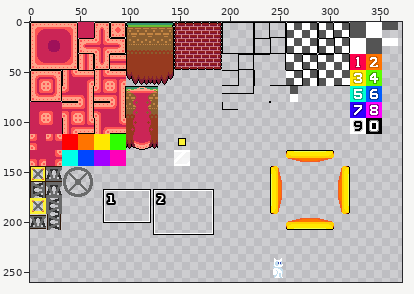
Sprite sheet, stored at game/scenes/debug/tilemap.png. The first picture is a wide view before the edit; the outline marks the close-up.
Close-up. As it was:
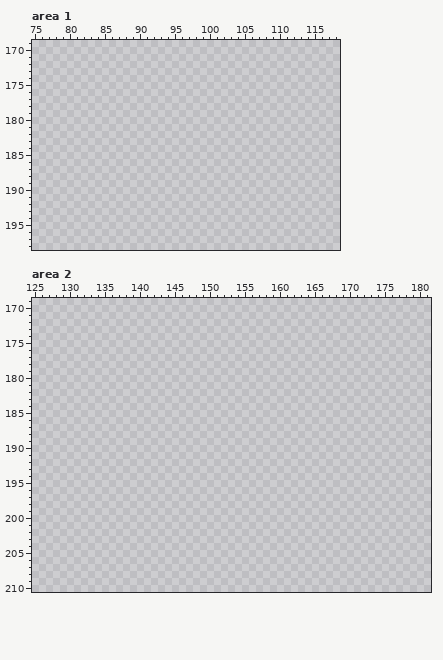
The file is 512x512 pixels. Colours within 5 levels of each other are drawn and written as one. Shown: area 1: x 75..118, y 169..198; area 2: x 125..181, y 169..210. The wide view leaves out empty margins.
Palette (. is transparent): 
Once edited:
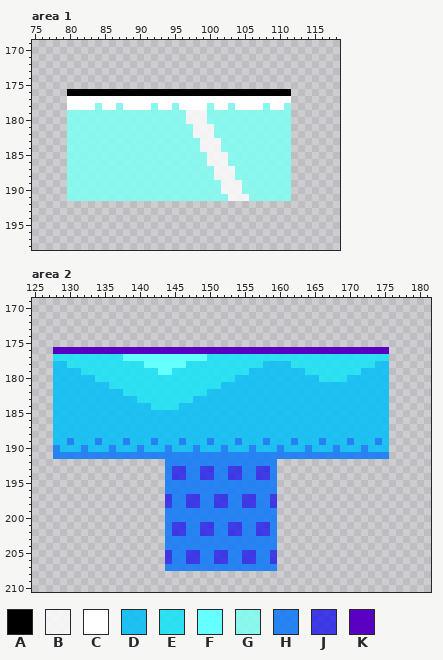
Colours new in this view: A #000000  B #ffffffce  C #ffffff  D #01bff9d9  E #11e5f9d9  F #65ffff  G #80fff3d9  H #0c77f9d9  J #2621e9d9  K #5900c3
Change:
Area 1:
y 176: x 80..111 ................................ -> AAAAAAAAAAAAAAAAAAAAAAAAAAAAAAAA
y 177: x 80..111 ................................ -> CCCCCCCCCCCCCCCCCCCCCCCCCCCCCCCC
y 178: x 80..111 ................................ -> CCCCGCCGCCCCGCCGCCCCGCCGCCCCGCCG
y 179..180: x 80..111 ................................ -> GGGGGGGGGGGGGGGGGBBBGGGGGGGGGGGG
y 181..182: x 80..111 ................................ -> GGGGGGGGGGGGGGGGGGBBBGGGGGGGGGGG
y 183..184: x 80..111 ................................ -> GGGGGGGGGGGGGGGGGGGBBBGGGGGGGGGG
y 185..186: x 80..111 ................................ -> GGGGGGGGGGGGGGGGGGGGBBBGGGGGGGGG
y 187..188: x 80..111 ................................ -> GGGGGGGGGGGGGGGGGGGGGBBBGGGGGGGG
y 189..190: x 80..111 ................................ -> GGGGGGGGGGGGGGGGGGGGGGBBBGGGGGGG
y 191: x 80..111 ................................ -> GGGGGGGGGGGGGGGGGGGGGGGBBBGGGGGG
Area 2:
y 176: x 128..175 ................................................ -> KKKKKKKKKKKKKKKKKKKKKKKKKKKKKKKKKKKKKKKKKKKKKKKK
y 177: x 128..175 ................................................ -> EEEEEEEEEEFFFFFFFFFFFFEEEEEEEEEEEEEEEEEEEEEEEEEE
y 178: x 128..175 ................................................ -> DDEEEEEEEEEEEFFFFFFEEEEEEEEEEEDDDDEEEEEEEEEEEEDD
y 179: x 128..175 ................................................ -> DDDDEEEEEEEEEEEFFEEEEEEEEEEEDDDDDDDDEEEEEEEEDDDD
y 180: x 128..175 ................................................ -> DDDDDDEEEEEEEEEEEEEEEEEEEEDDDDDDDDDDDDEEEEDDDDDD
y 181: x 128..175 ................................................ -> DDDDDDDDEEEEEEEEEEEEEEEEDDDDDDDDDDDDDDDDDDDDDDDD
y 182: x 128..175 ................................................ -> DDDDDDDDDDEEEEEEEEEEEEDDDDDDDDDDDDDDDDDDDDDDDDDD
y 183: x 128..175 ................................................ -> DDDDDDDDDDDDEEEEEEEEDDDDDDDDDDDDDDDDDDDDDDDDDDDD
y 184: x 128..175 ................................................ -> DDDDDDDDDDDDDDEEEEDDDDDDDDDDDDDDDDDDDDDDDDDDDDDD
y 185..188: x 128..175 ................................................ -> DDDDDDDDDDDDDDDDDDDDDDDDDDDDDDDDDDDDDDDDDDDDDDDD
y 189: x 128..175 ................................................ -> DDHDDDHDDDHDDDHDDDHDDDHDDDHDDDHDDDHDDDHDDDHDDDHD
y 190: x 128..175 ................................................ -> HDDDHDDDHDDDHDDDHDDDHDDDHDDDHDDDHDDDHDDDHDDDHDDD
y 191: x 128..175 ................................................ -> HHHHHHHHHHHHHHHHHHHHHHHHHHHHHHHHHHHHHHHHHHHHHHHH
y 192: x 144..159 ................ -> HHHHHHHHHHHHHHHH
y 193..194: x 144..159 ................ -> HJJHHJJHHJJHHJJH
y 195..196: x 144..159 ................ -> HHHHHHHHHHHHHHHH
y 197..198: x 144..159 ................ -> JHHJJHHJJHHJJHHJ
y 199..200: x 144..159 ................ -> HHHHHHHHHHHHHHHH
y 201..202: x 144..159 ................ -> HJJHHJJHHJJHHJJH
y 203..204: x 144..159 ................ -> HHHHHHHHHHHHHHHH
y 205..206: x 144..159 ................ -> JHHJJHHJJHHJJHHJ
y 207: x 144..159 ................ -> HHHHHHHHHHHHHHHH
Where, in picture pixels (left, top, right, bottom), the same in both close-ups:
added: (67, 89, 291, 201)
added: (53, 347, 389, 571)
